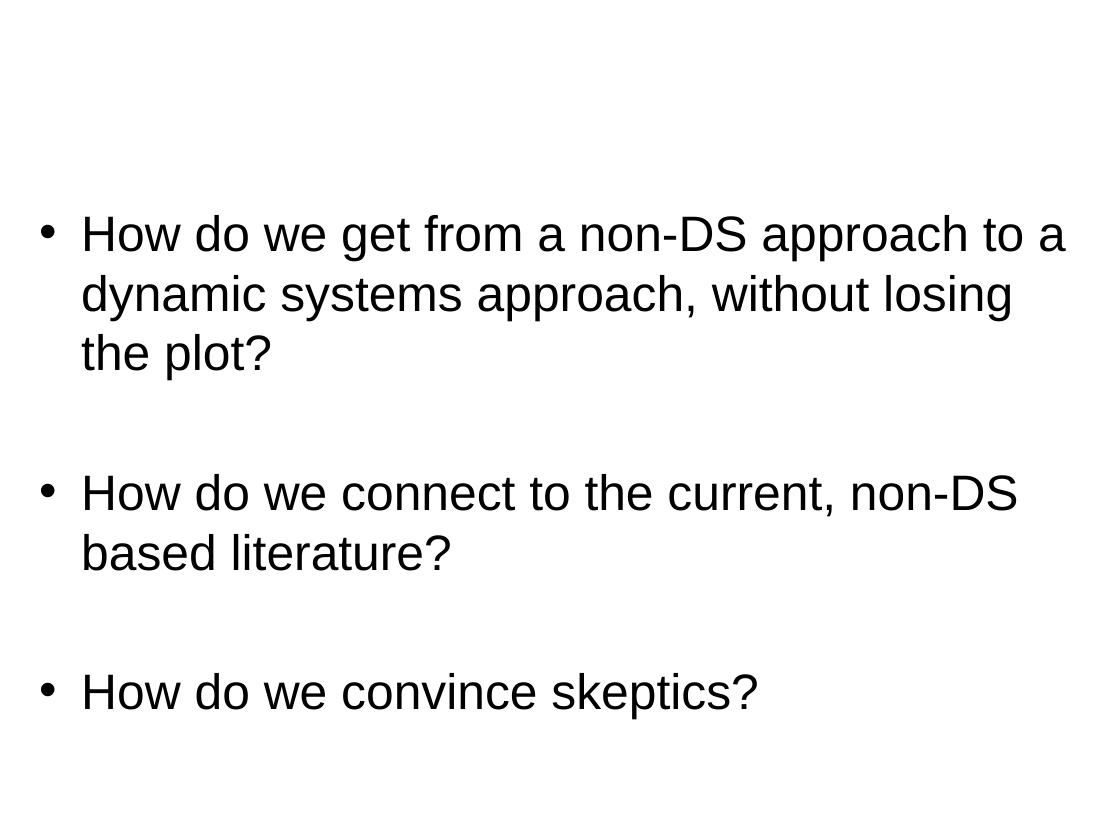
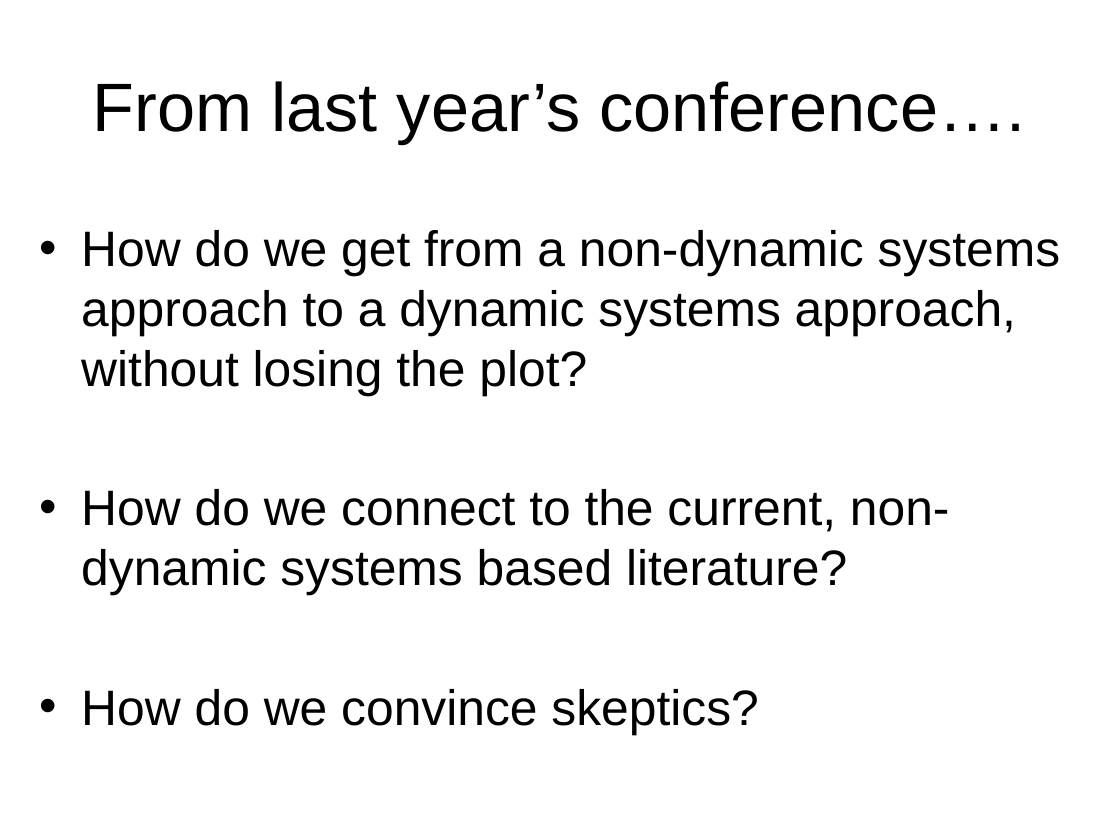
Before and after one commit to mayazrm/KZNB, a slide deck: slide 2 of DSM/Bolger_DSM_Report_from_the_Trenches_170613KZ.pptx. Drawn at 1120x840 pixels with LibreOffice and Linux fonts; fonts in the diff are those of the drawing. Boxes give left, top, right and bottom in pixels: in the first picture for what was removed or moved away, otherwise in the second. Text is boxed around its words. In the diff, an @@ line names an element or a change of style, - is before the commit and + after.

```diff
--- a/DSM/Bolger_DSM_Report_from_the_Trenches_170613KZ.pptx
+++ b/DSM/Bolger_DSM_Report_from_the_Trenches_170613KZ.pptx
@@ title added at box(93, 81, 1026, 143), 44 pt, text #000000 @@
+From last year’s conference….
@@ text "How do we get from ...": place and size @@
-text "How do we get from ..." at box(81, 215, 1066, 719)
+text "How do we get from ..." at box(81, 230, 1061, 735)
@@ text at box(81, 230, 1061, 596): text changed @@
-• How do we get from a non-DS approach to a dynamic systems approach, without losing the plot?
-• How do we connect to the current, non-DS based literature?
+• How do we get from a non-dynamic systems approach to a dynamic systems approach, without losing the plot?
+• How do we connect to the current, non-dynamic systems based literature?
```
Also in this commit, not shown: 9 other slides changed, 2 slides added, 3 slides removed, 7 other files.
